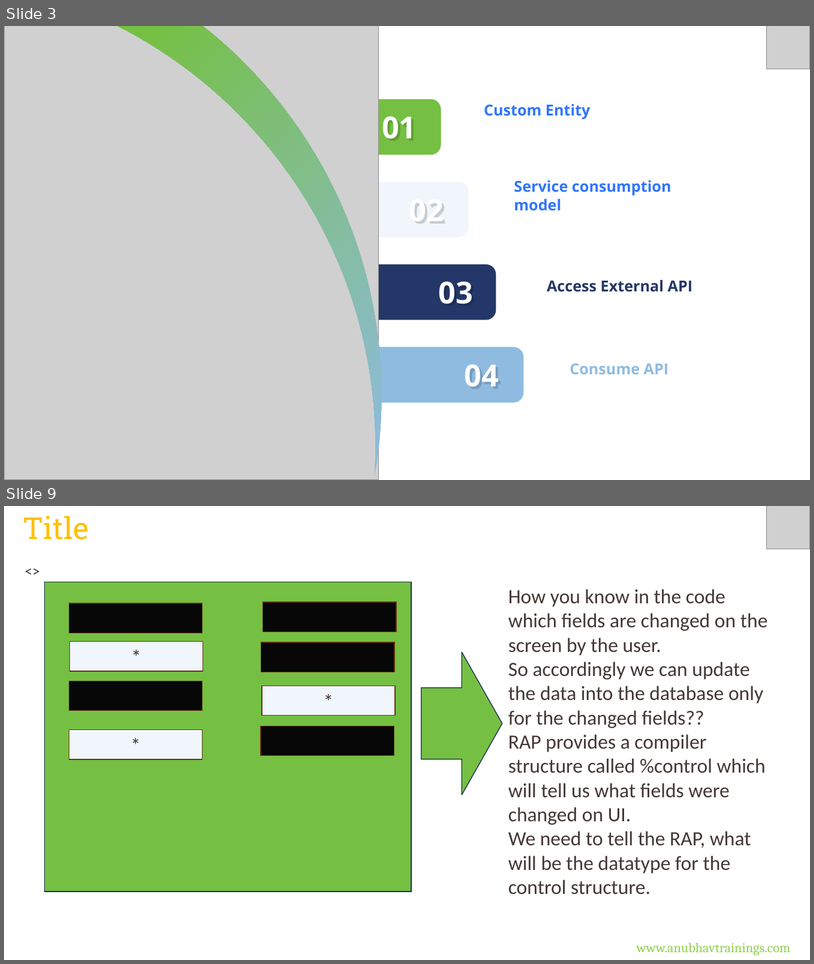
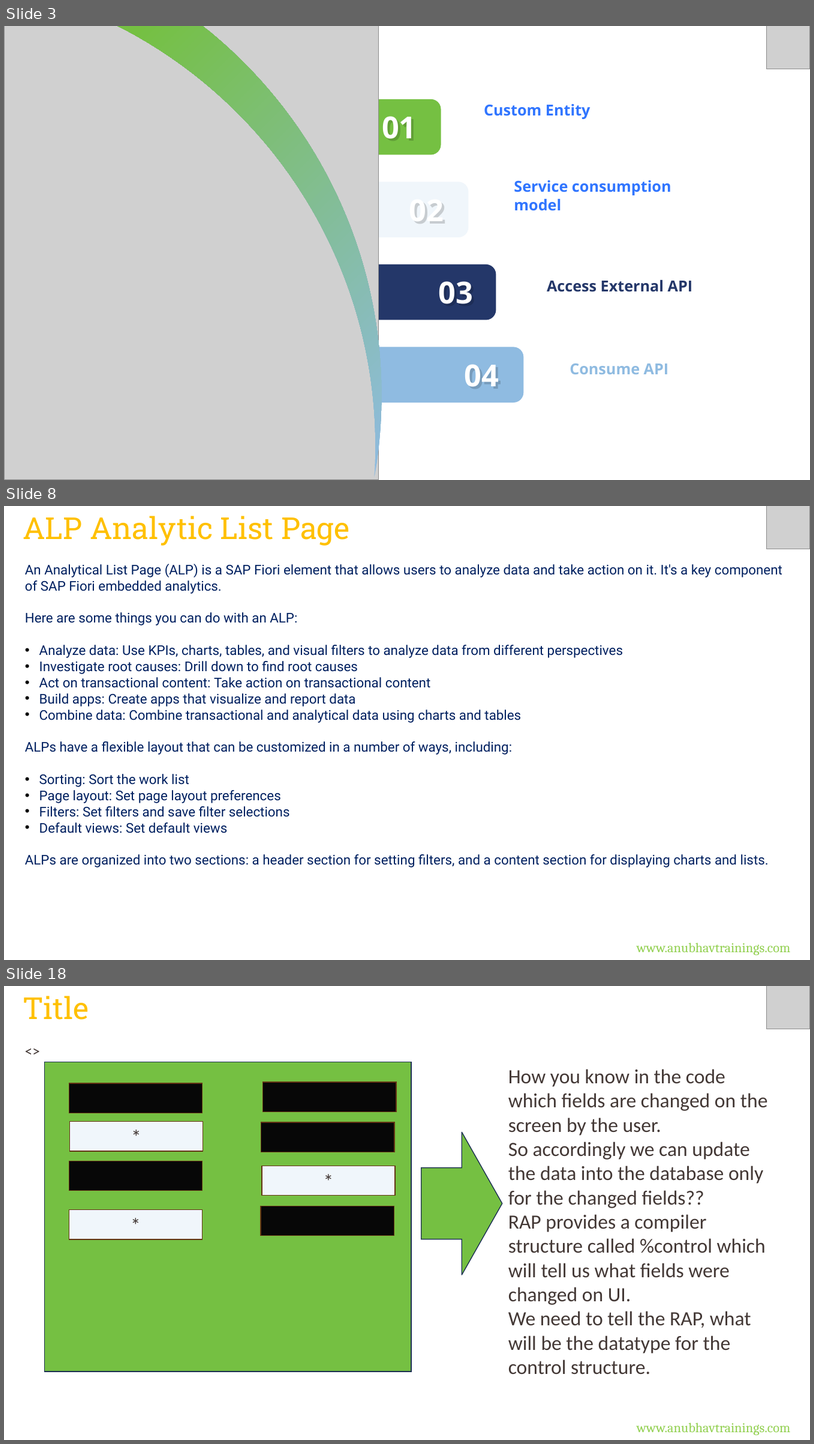
Before and after one commit to soyuztechnologies/CDS_AMDP_RAP_Training_60H, a slide deck: Day 16/DAY-16.pptx. Shown one above the other, each under a label of ours: slides 3 and 9 before the commit, slides 3, 8 and 18 after it; the slides between them are not shown. The pictures are 814x964 and 814x1444 pixels, drawn with LibreOffice and Linux fonts; fonts in the diff are those of the drawing; grey boxes stand for pictures. Boxes give left, top, right and bottom in pixels: in the first picture for what was removed or moved away, otherwise in the second. Text is boxed around its words. In the diff, an @@ line names an element or a change of style, - is before the commit and + after.

```diff
--- a/Day 16/DAY-16.pptx
+++ b/Day 16/DAY-16.pptx
@@ slide 8 added at [4, 506, 810, 960], background #FFFFFF @@
@@ text added at [23, 516, 350, 546], 36 pt, text #FFC000 @@
+ALP Analytic List Page
@@ picture added at [767, 506, 810, 549] @@
@@ text added at [25, 564, 783, 867], 16 pt, text #002060 @@
+An Analytical List Page (ALP) is a SAP Fiori element that allows users to analyze data and take action on it. It's a key component of SAP Fiori embedded analytics.
+Here are some things you can do with an ALP:
+• Analyze data: Use KPIs, charts, tables, and visual filters to analyze data from different perspectives
+• Investigate root causes: Drill down to find root causes
+• Act on transactional content: Take action on transactional content
+• Build apps: Create apps that visualize and report data
+• Combine data: Combine transactional and analytical data using charts and tables
+ALPs have a flexible layout that can be customized in a number of ways, including:
+• Sorting: Sort the work list
+• Page layout: Set page layout preferences
+• Filters: Set filters and save filter selections
+• Default views: Set default views
+ALPs are organized into two sections: a header section for setting filters, and a content section for displaying charts and lists.
@@ text added at [637, 942, 791, 955], 16 pt, text #92D050 @@
+www.anubhavtrainings.com
@@ what was slide 9 is now slide 18 @@
```
Also in this commit, not shown: 1 slide changed, 14 other slides added, 6 other files.
